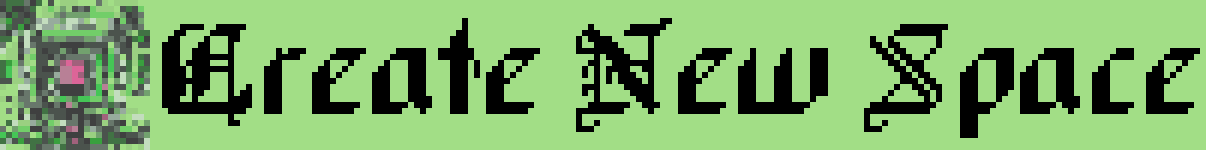
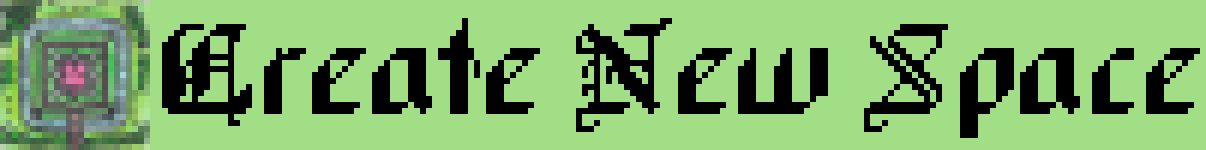
Comparing the layer stacks of the two (1206, 150) images. Changes:
renamed "Pasted Layer" to "Pasted Layer#1", moved it above "Text Layer", painted on it over [0, 0, 150, 150]
